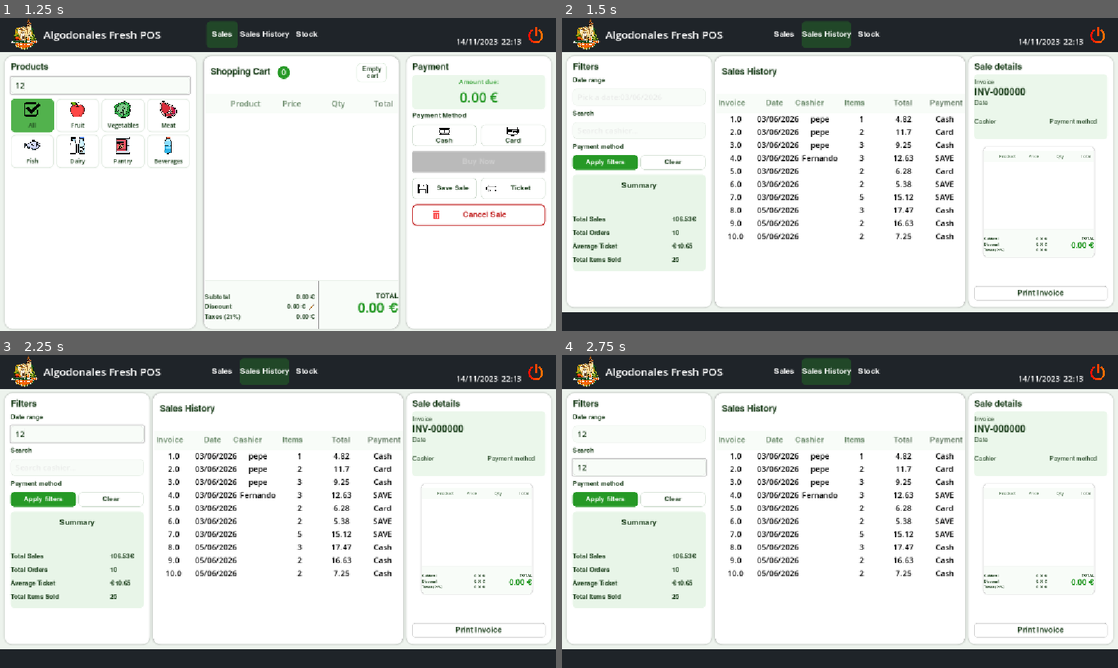
Above: before the commit, frames 1-4 (two rows, left to right).
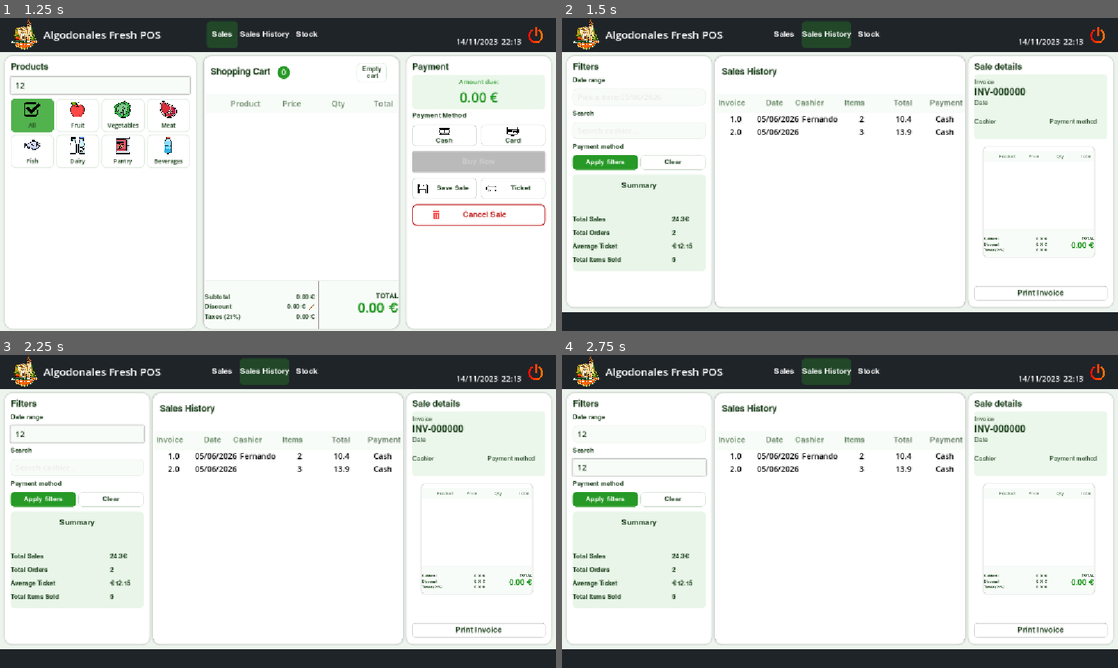
Above: after the commit, the same moments.

Repository: fersaezl/Algodonales-Fresh-POS
Game: Godot game, scene res://Scenes/MainPos.tscn
Same seed, same stepped clock (60 frames per second), same inputs: the game is played once before the commit and once after it. The project has no main scene, so this scene is started directly.
Inputs (mouse positions are in pixels of both pictures, inside the frame that each line leads up to):
- Up to frame 1 (1.25 s): click (100, 86) at 0.52 s; type "12" at 0.6 s
- Up to frame 2 (1.5 s): click "Sales History" at 1.25 s
- Up to frame 3 (2.25 s): click (77, 433) at 2.02 s; type "12" at 2.1 s
- Up to frame 4 (2.75 s): click (639, 467) at 2.25 s; type "12" at 2.33 s

Frame 1 is identical in both runs. In frame 2, 2.3% of the frame differs, in the area x 19-71%, y 31-78%; in frame 3, 2.3%; in frame 4, 2.3%.

Commit message:
fixed summary and price in historySales

Diff:
--- a/Data/historysales.json
+++ b/Data/historysales.json
@@ -1,218 +1,4 @@
 [
-	{
-		"cart": {
-			"date": "03/06/2026",
-			"products": [
-				{
-					"id": 2.0,
-					"price": 1.99,
-					"productName": "Banana",
-					"quantity": 2.0
-				}
-			],
-			"total": 4.82
-		},
-		"payment_method": "Cash",
-		"sale_id": 1.0,
-		"user": "pepe"
-	},
-	{
-		"cart": {
-			"date": "03/06/2026",
-			"products": [
-				{
-					"id": 2.0,
-					"price": 1.99,
-					"productName": "Banana",
-					"quantity": 3.0
-				},
-				{
-					"id": 40.0,
-					"price": 1.85,
-					"productName": "Cola Drink 2L",
-					"quantity": 2.0
-				}
-			],
-			"total": 11.7
-		},
-		"payment_method": "Card",
-		"sale_id": 2.0,
-		"user": "pepe"
-	},
-	{
-		"cart": {
-			"date": "03/06/2026",
-			"products": [
-				{
-					"id": 3.0,
-					"price": 3.2,
-					"productName": "Sierra Tomato",
-					"quantity": 1.0
-				},
-				{
-					"id": 6.0,
-					"price": 2.45,
-					"productName": "Sweet Mandarin",
-					"quantity": 1.0
-				},
-				{
-					"id": 5.0,
-					"price": 2.0,
-					"productName": "Orange",
-					"quantity": 1.0
-				}
-			],
-			"total": 9.25
-		},
-		"payment_method": "Cash",
-		"sale_id": 3.0,
-		"user": "pepe"
-	},
-	{
-		"cart": {
-			"date": "03/06/2026",
-			"products": [
-				{
-					"id": 2.0,
-					"price": 1.99,
-					"productName": "Banana",
-					"quantity": 1.0
-				},
-				{
-					"id": 5.0,
-					"price": 2.0,
-					"productName": "Orange",
-					"quantity": 3.0
-				},
-				{
-					"id": 6.0,
-					"price": 2.45,
-					"productName": "Sweet Mandarin",
-					"quantity": 1.0
-				}
-			],
-			"total": 12.63
-		},
-		"payment_method": "SAVE",
-		"sale_id": 4.0,
-		"user": "Fernando"
-	},
-	{
-		"cart": {
-			"date": "03/06/2026",
-			"products": [
-				{
-					"id": 2.0,
-					"price": 1.99,
-					"productName": "Banana",
-					"quantity": 1.0
-				},
-				{
-					"id": 3.0,
-					"price": 3.2,
-					"productName": "Sierra Tomato",
-					"quantity": 1.0
-				}
-			],
-			"total": 6.28
-		},
-		"payment_method": "Card",
-		"sale_id": 5.0,
-		"user": ""
-	},
-	{
-		"cart": {
-			"date": "03/06/2026",
-			"products": [
-				{
-					"id": 6.0,
-					"price": 2.45,
-					"productName": "Sweet Mandarin",
-					"quantity": 1.0
-				},
-				{
-					"id": 5.0,
-					"price": 2.0,
-					"productName": "Orange",
-					"quantity": 1.0
-				}
-			],
-			"total": 5.38
-		},
-		"payment_method": "SAVE",
-		"sale_id": 6.0,
-		"user": ""
-	},
-	{
-		"cart": {
-			"date": "03/06/2026",
-			"products": [
-				{
-					"id": 3.0,
-					"price": 3.2,
-					"productName": "Sierra Tomato",
-					"quantity": 1.0
-				},
-				{
-					"id": 6.0,
-					"price": 2.45,
-					"productName": "Sweet Mandarin",
-					"quantity": 1.0
-				},
-				{
-					"id": 5.0,
-					"price": 2.0,
-					"productName": "Orange",
-					"quantity": 1.0
-				},
-				{
-					"id": 8.0,
-					"price": 3.1,
-					"productName": "Green Kiwi",
-					"quantity": 1.0
-				},
-				{
-					"id": 9.0,
-					"price": 1.75,
-					"productName": "Courgette",
-					"quantity": 1.0
-				}
-			],
-			"total": 15.12
-		},
-		"payment_method": "SAVE",
-		"sale_id": 7.0,
-		"user": ""
-	},
-	{
-		"cart": {
-			"date": "05/06/2026",
-			"products": [
-				{
-					"id": 2.0,
-					"price": 1.99,
-					"productName": "Banana",
-					"quantity": 1.0
-				},
-				{
-					"id": 5.0,
-					"price": 2.0,
-					"productName": "Orange",
-					"quantity": 5.0
-				},
-				{
-					"id": 6.0,
-					"price": 2.45,
-					"productName": "Sweet Mandarin",
-					"quantity": 1.0
-				}
-			],
-			"total": 17.47
-		},
-		"payment_method": "Cash",
-		"sale_id": 8.0,
-		"user": ""
-	},
 	{
 		"cart": {
 			"date": "05/06/2026",
@@ -224,39 +10,47 @@
 					"quantity": 2.0
 				},
 				{
-					"id": 6.0,
-					"price": 2.45,
-					"productName": "Sweet Mandarin",
-					"quantity": 3.0
+					"id": 5.0,
+					"price": 2.0,
+					"productName": "Orange",
+					"quantity": 2.0
 				}
 			],
-			"total": 16.63
+			"total": 10.4
 		},
 		"payment_method": "Cash",
-		"sale_id": 9.0,
-		"user": ""
+		"sale_id": 1.0,
+		"ticket_number": 1.0,
+		"user": "Fernando"
 	},
 	{
 		"cart": {
 			"date": "05/06/2026",
 			"products": [
 				{
+					"id": 3,
+					"price": 3.2,
+					"productName": "Sierra Tomato",
+					"quantity": 2
+				},
+				{
+					"id": 9,
+					"price": 1.75,
+					"productName": "Courgette",
+					"quantity": 2
+				},
+				{
 					"id": 5,
 					"price": 2.0,
 					"productName": "Orange",
 					"quantity": 2
-				},
-				{
-					"id": 2,
-					"price": 1.99,
-					"productName": "Banana",
-					"quantity": 1
 				}
 			],
-			"total": 7.25
+			"total": 13.9
 		},
 		"payment_method": "Cash",
-		"sale_id": 10,
+		"sale_id": 2,
+		"ticket_number": 2,
 		"user": ""
 	}
 ]
--- a/Scripts/readProducts.gd
+++ b/Scripts/readProducts.gd
@@ -81,7 +81,7 @@
 		var dataPROD=searchProductByid(int(prod))
 		if dataPROD!=null:
 			var price=dataPROD.get("price")
-			total+=snapped((price*quantity)*1.21,0.01)
+			total+=snapped((price*quantity),0.01)
 			var prodCart={
 				"id":int(prod),
 				"productName":dataPROD.get("productName"),
--- a/Scripts/sales_history.gd
+++ b/Scripts/sales_history.gd
@@ -49,8 +49,7 @@
 			if !str(sale.get("user")).to_lower().contains(secondCondition.to_lower()):
 				continue
 
-		totalSizes=str(sales.size())
-		%OrdersAmount.text=str(sales.size())
+		totalSizes += 1
 		var row=HBoxContainer.new()
 		row.mouse_filter = Control.MOUSE_FILTER_STOP
 		row.gui_input.connect(func(event): _on_row_clicked(event, sale))
@@ -78,6 +77,12 @@
 		items_list.add_child(row)
 		averageSales = TotalSpent / int(totalSizes)
 		%TicketAmount.text = "€" + str(snapped(averageSales, 0.01))
+	%OrdersAmount.text = str(totalSizes)
+	if(totalSizes==0):
+			%OrdersAmount.text="0€"
+			%TicketAmount.text ="0€"
+			%ItemsSold.text ="0€"
+			%SalesAmount.text ="0€"
 
 func _on_row_clicked(event, sale_data):
 	if event is InputEventMouseButton and event.button_index == MOUSE_BUTTON_LEFT and event.pressed:
@@ -124,12 +129,12 @@
 
 		itemListSummary.add_child(row)
 
-	var tax = subtotal * 0.21
-	var total = subtotal + tax
+	var final_total = subtotal
+	var tax = final_total - (final_total/1.21)
 
-	subTotal.text = str(snapped(subtotal, 0.01)) + " €"
+	subTotal.text = str(snapped(final_total/1.21, 0.01)) + " €"
 	taxes.text = str(snapped(tax, 0.01)) + " €"
-	LBLtotal.text = str(snapped(total, 0.01)) + " €"
+	LBLtotal.text = str(snapped(final_total, 0.01)) + " €"
 
 
 func _process(_delta) -> void:
@@ -162,8 +167,7 @@
 
 func _on_button_pressed() -> void:
 	historysales(%SearchBar.text, %SearchBar2.text)
-
-
+	%OrdersAmount.text=str(totalSizes)
 func _on_button_2_pressed() -> void:
 	%SearchBar.text=""
 	%SearchBar2.text=""
